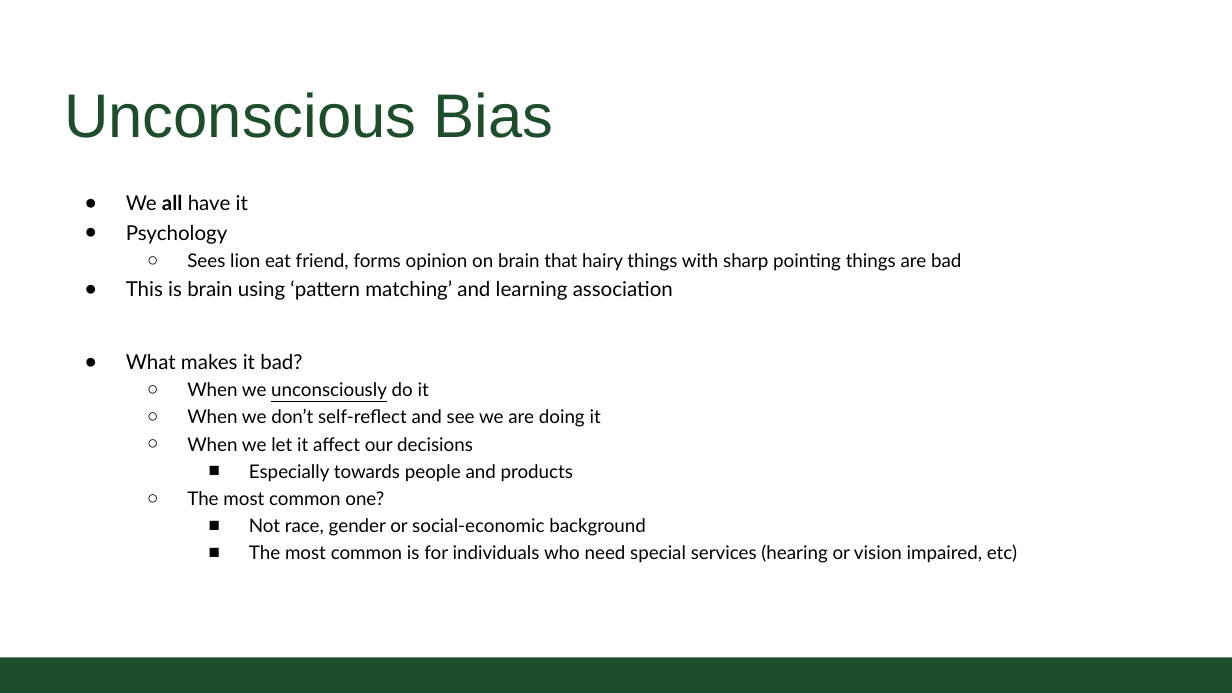
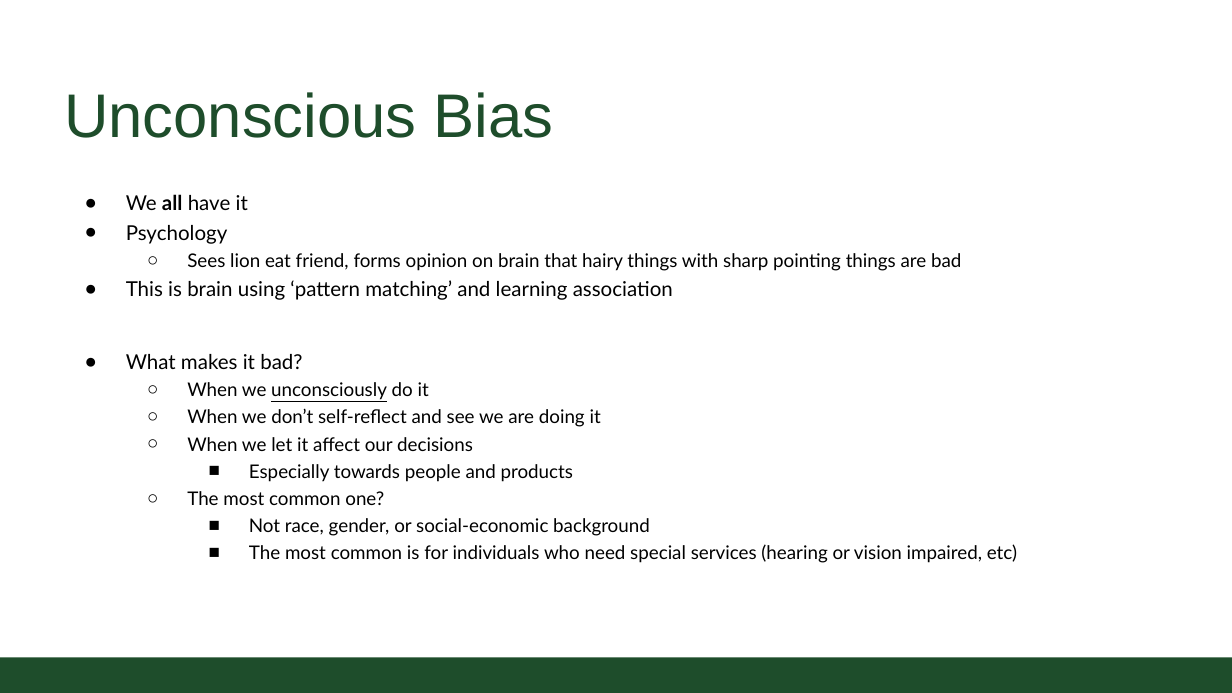
Before and after one commit to CSU-CS150B/handouts, a slide deck: slide 5 of Slides/On-Campus/05_02_unconciousBias_Logic.pptx. Drawn at 1232x693 pixels with LibreOffice and Linux fonts; fonts in the diff are those of the drawing; background and template pictures are left out. Boxes give left, top, right and bottom in pixels: in the first picture for what was removed or moved away, otherwise in the second. Text is boxed around its words. In the diff, an @@ line names an element or a change of style, - is before the commit and + after.

```diff
--- a/Slides/On-Campus/05_02_unconciousBias_Logic.pptx
+++ b/Slides/On-Campus/05_02_unconciousBias_Logic.pptx
@@ text at (249,518,650,536): text changed @@
-    ■ Not race, gender or social-economic background
+    ■ Not race, gender, or social-economic background
```
Also in this commit, not shown: 1 other slide changed, 2 slides added, 2 slides removed, 2 other files.
